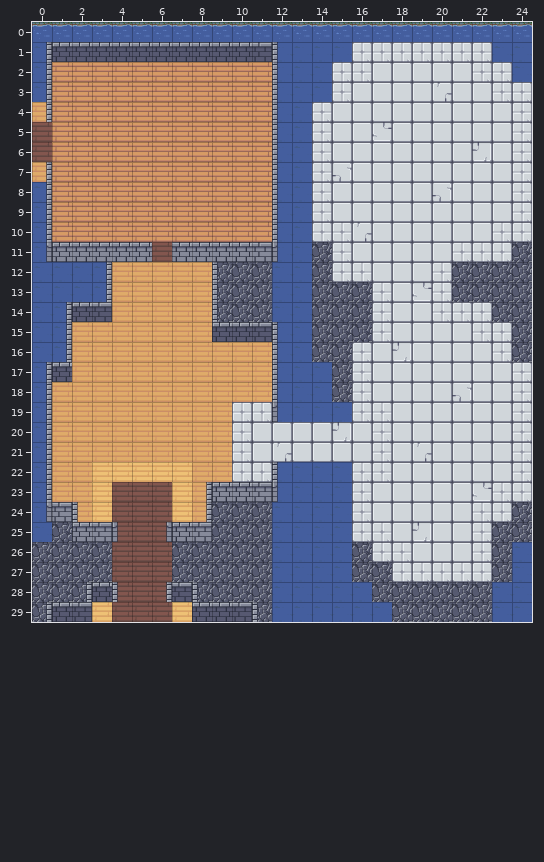
Level history. Tiled map: assets/tilemaps/lvl1.tmx. That is the earlier state.
Cells are 64x64 px. Shown: x 0..24, y 0..29.
After:
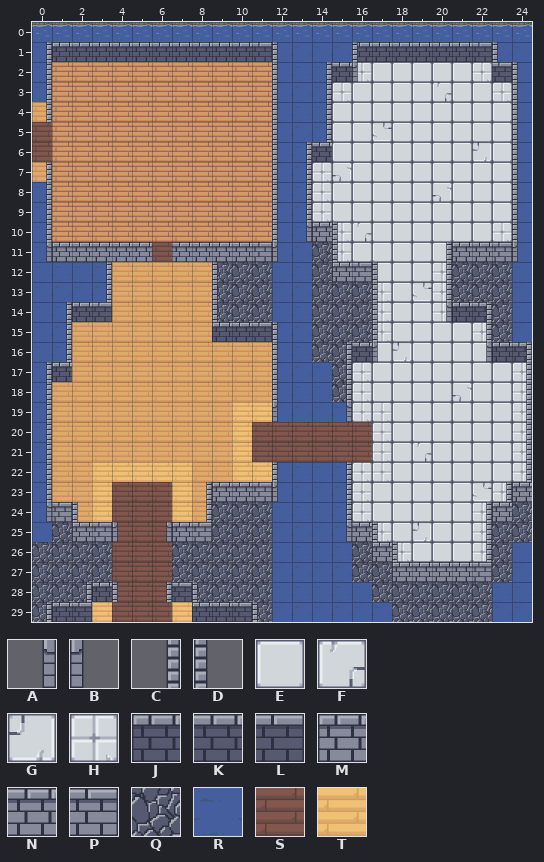
Key: from "stone_edge_sprite_sheet": A 0, B 1, C 4, D 5; from "stone_sprite_sheet": E 0, F 1, G 1 turned 180, H 2; from "stone_wall_sprite_sheet": J 0, K 1, L 2, M 3, N 4, P 5; from "wall_sprite_sheet": Q 0; from "water_sprite_sheet": R 0; from "wood_sprite_sheet": S 1, T 2.
_ is an empty cell.
Message: No more stone edges
Change:
Layer "Floor":
Tile R is added in row 3 at x 24; in rows 5 to 10 at x 24.
Tile R replaces tile H in row 4 at x 14 and 24; in row 5 at x 14.
Tile S replaces tile E in row 20 at x 11 to 14 and 16; in row 21 at x 11 and 13 to 16.
Tile S replaces tile F in row 21 at x 12.
Tile S replaces tile G in row 20 at x 15.
Tile T replaces tile H in row 19 at x 10 to 11; in rows 20 to 21 at x 10; in row 22 at x 10 to 11.
Layer "Walls":
Tile J is added in row 1 at x 16; in row 14 at x 21.
Tile K is added in row 1 at x 17 to 21; in row 2 at x 15; in row 6 at x 14; in row 16 at x 16.
Tile L replaces tile Q in row 16 at x 24.
Tile L is added in row 1 at x 22; in row 2 at x 23; in row 14 at x 22.
Tile M replaces tile H in row 23 at x 24.
Tile M is added in row 10 at x 14; in row 11 at x 21; in row 12 at x 15; in row 24 at x 23; in row 26 at x 17; in row 27 at x 18.
Tile N is added in row 11 at x 22; in row 25 at x 16; in row 27 at x 19 to 21.
Tile P is added in row 11 at x 23; in row 12 at x 16; in row 27 at x 22.
Tile Q is added in row 15 at x 23.
Tile H is removed in row 3 at x 24; in rows 5 to 10 at x 24; in rows 17 to 22 at x 24.
Tile Q is removed in rows 11 to 15 at x 24.
Tile R is removed in row 1 at x 23; in row 2 at x 14 and 24; in row 3 at x 14; in rows 6 to 10 at x 13.
Layer "Edges":
Tile A is added in row 10 at x 13; in row 14 at x 20; in row 16 at x 22; in row 19 at x 15; in row 25 at x 15.
Tile B is added in row 2 at x 16; in row 11 at x 24; in row 16 at x 17.
Tile C is added in rows 2 to 5 at x 14; in rows 6 to 9 at x 13; in rows 11 to 13 at x 20; in rows 14 to 15 at x 22; in rows 16 to 18 at x 15 and 24; in rows 19 to 21 at x 24.
Tile C is added in row 22 at x 15 and 24; in row 23 at x 15 and 23; in row 24 at x 15 and 22; in rows 25 to 26 at x 22.
Tile D is added in row 1 at x 16 and 23; in rows 2 to 9 at x 24; in row 10 at x 15 and 24; in row 11 at x 15; in rows 12 to 15 at x 17; in row 25 at x 17.
Tile D is added in row 26 at x 18.
Tile J is added in row 16 at x 23.
Changed places in both pictures, as pixel boxes (x1, y1, x2, y2):
changed: (232, 42, 532, 582)
